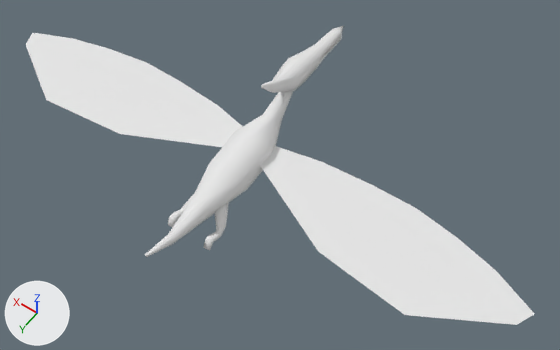
A saved change to the FBX model Proyecto2/Assets/Prefabs/Enemigos/Pterodactilo.fbx.
Camera for both pictures: a 50 mm lens placed at (-12.7, 15.1, 24.2), pointed at (-1.6, -0.4, -0.2). Every picture has the same lights, and +X, +Y and +Z are marked at lower left. Where no turn or scale is listed for an object, it has been applied to the vertices.
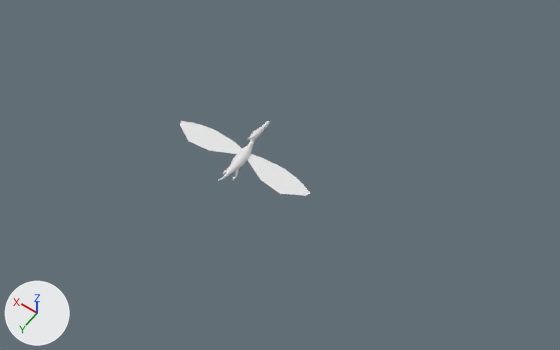
What changed in the scene script:
```text
Change me_cube_007:
    used by ob_cube_003; location = (0.0, -4.6, 1.81); scale = (0.299, 0.299, 0.299)
    remove me_cube_007.from_pydata(...)  # 78 vertices, 74 faces; spans x -1.5..1.5, y -9.5..10.4, z -2.0..3.8
    remove me_cube_007.materials.append(mat_material)  # white #e7e7e7
    add me_cube_007.from_pydata(...)  # 236 vertices, 226 faces; spans x -0.3..0.3, y -2.0..1.4, z -0.3..0.8
    me_cube_007 part 1: 78 vertices removed from x -1.5..1.5, y -9.5..10.4, z -2.0..3.8; 236 vertices added at x -0.3..0.3, y -2.0..1.4, z -0.3..0.8
Add me_cube_000:
    me_cube_000.from_pydata([(-0.12, -0.39, 0.08), (-1.3, -0.55, 0.08), (-0.21, -0.09, 0.08), (-1.3, 0.43, 0.08), (-2.31, -0.48, 0.08), (-2.31, 0.54, 0.08), (-3.26, -0.15, 0.08), (-3.17, 0.04, 0.08), (-2.79, -0.36, 0.08), (-0.71, -0.51, 0.08), (-1.8, -0.56, 0.08), (0.09, -0.39, 0.08), (1.27, -0.55, 0.08), (0.18, -0.09, 0.08), (1.27, 0.43, 0.08), (2.28, -0.48, 0.08), (2.28, 0.54, 0.08), (3.24, -0.15, 0.08), (3.15, 0.04, 0.08), (2.76, -0.36, 0.08), (0.68, -0.51, 0.08), (1.78, -0.56, 0.08)], [], [(0, 2, 3, 1, 9), (3, 5, 4, 10, 1), (5, 7, 6, 8, 4), (11, 20, 12, 14, 13), (14, 12, 21, 15, 16), (16, 15, 19, 17, 18)])
Remove ob_cube_001:
    ob_cube_001 = bpy.data.objects.new('Cube.001', me_cube_005)
    ob_cube_001.location = (-6.7, -0.55, 0.0)
Remove ob_cube_005:
    ob_cube_005 = bpy.data.objects.new('Cube.005', me_cube_009)
    ob_cube_005.location = (0.82, 2.84, -1.1)
    ob_cube_005.rotation_euler = (-3.142, 0.0, 0.0)  # degrees (-180, 0, 0)
    ob_cube_005.scale = (-0.299, -0.299, -0.299)
Remove ob_cube:
    ob_cube = bpy.data.objects.new('Cube', me_cube)
    ob_cube.location = (0.0, 1.01, 0.13)
Remove ob_cube_004:
    ob_cube_004 = bpy.data.objects.new('Cube.004', me_cube_008)
    ob_cube_004.location = (6.61, -0.55, 0.0)
    ob_cube_004.rotation_euler = (-3.142, 0.0, 0.0)  # degrees (-180, 0, 0)
    ob_cube_004.scale = (-0.299, -0.299, -0.299)
Remove ob_cube_002:
    ob_cube_002 = bpy.data.objects.new('Cube.002', me_cube_006)
    ob_cube_002.location = (-0.81, 2.84, -1.1)
Change ob_cube_003:
    ob_cube_003.scale: (0.299, 0.299, 0.299) -> (1.0, 1.0, 1.0)
    ob_cube_003.location: (0.0, -4.6, 1.81) -> (0.0, 0.0, 0.0)
Add ob_cube_000:
    ob_cube_000 = bpy.data.objects.new('Cube.000', me_cube_000)
    ob_cube_000.location = (0.0, 0.0, 0.0)
```

What differs and where, as boxes [x1, y1, x2, y2] in the pictures (560 x 350 px):
'Cube.001', deleted: before [260, 146, 534, 325]
'Cube.004', deleted: before [26, 33, 243, 147]
'Cube', deleted: before [145, 91, 293, 257]
'Cube.003', reshaped, moved, rescaled (37% narrower, 10% shorter): before [261, 26, 344, 93]; after [218, 121, 270, 181]
'Cube.000', added: after [180, 121, 310, 196]
'Cube.002', deleted: before [204, 202, 229, 250]
'Cube.005', deleted: before [168, 194, 194, 228]
